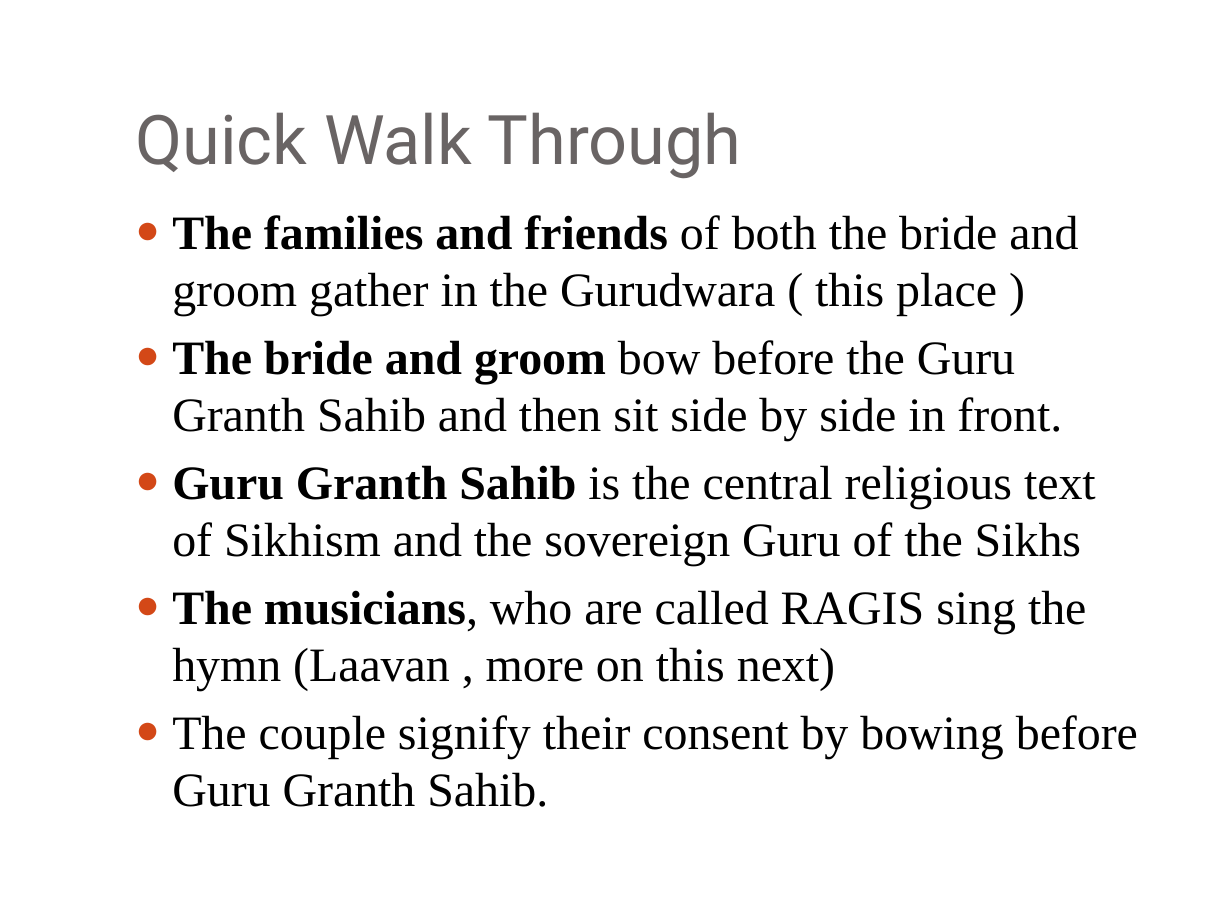
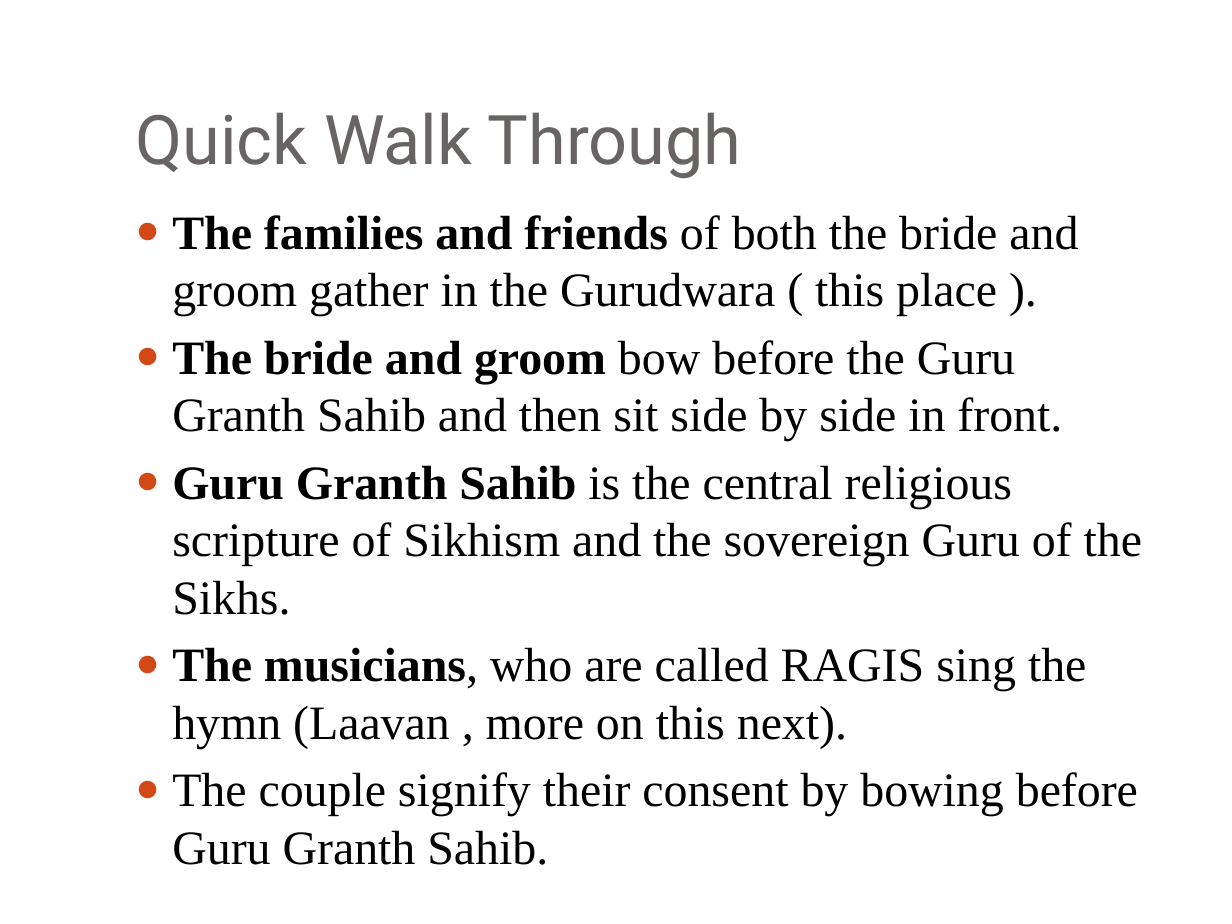
Before and after one commit to jagatsingh/sikhism, a slide deck: slide 2 of presentations/Anand Karaj Presentation.pptx. Drawn at 1232x924 pixels with LibreOffice and Linux fonts; fonts in the diff are those of the drawing; background and template pictures are left out. Boxes give left, top, right and bottom in pixels: in the first picture for what was removed or moved away, otherwise in the second. Text is boxed around its words. In the diff, an @@ line names an element or a change of style, - is before the commit and + after.

Commit message:
Updating

```diff
--- a/presentations/Anand Karaj Presentation.pptx
+++ b/presentations/Anand Karaj Presentation.pptx
@@ text at (172, 215, 1078, 316): text changed @@
-● The families and friends of both the bride and groom gather in the Gurudwara ( this place )
+● The families and friends of both the bride and groom gather in the Gurudwara ( this place ).
@@ text at (172, 465, 1142, 748): text changed @@
-● Guru Granth Sahib is the central religious text of Sikhism and the sovereign Guru of the Sikhs
-● The musicians, who are called RAGIS sing the hymn (Laavan , more on this next)
+● Guru Granth Sahib is the central religious scripture of Sikhism and the sovereign Guru of the Sikhs.
+● The musicians, who are called RAGIS sing the hymn (Laavan , more on this next).
```
